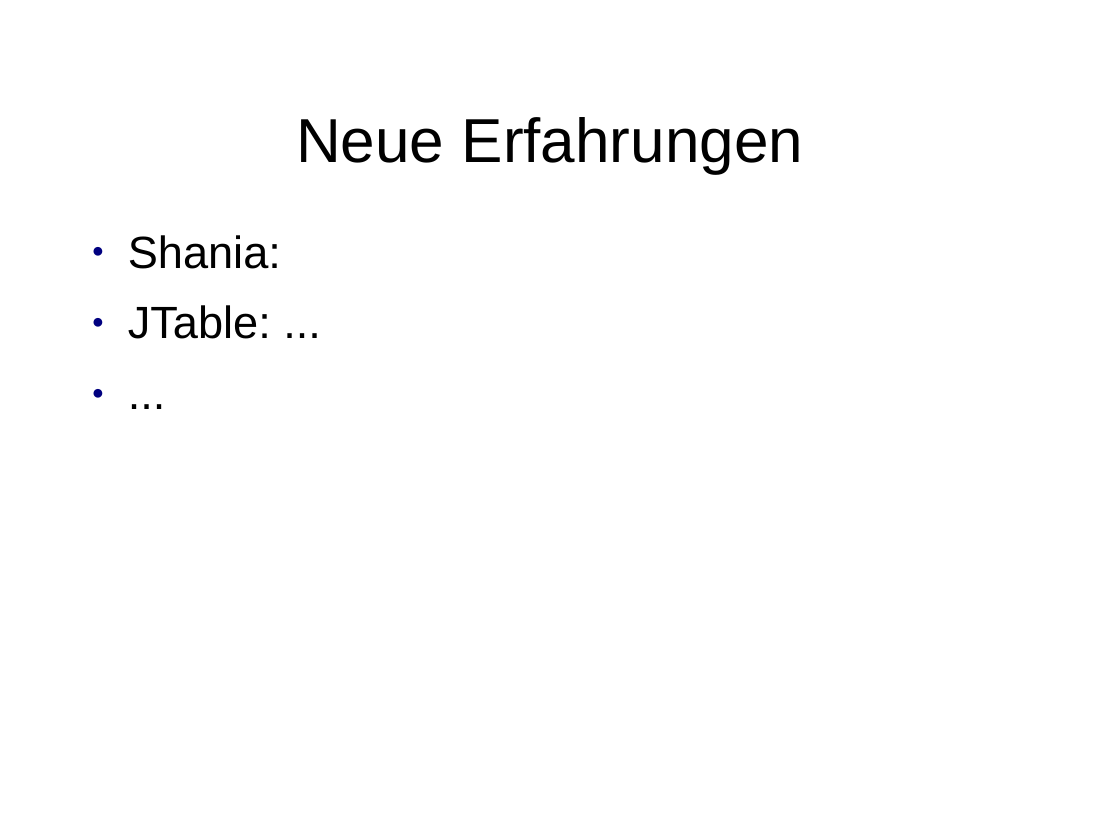
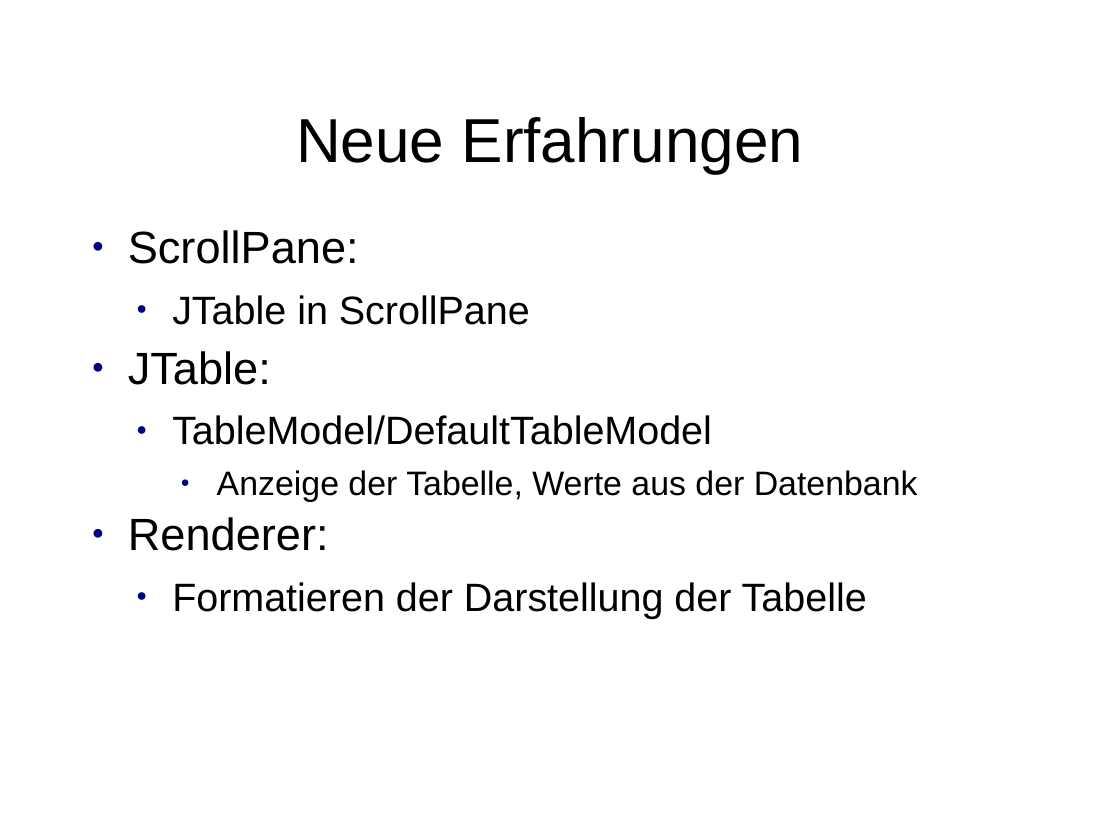
Before and after one commit to ShaniaAllhusen/Mittelstufenprojekt, a slide deck: slide 14 of Projekt-Präsentation.ppt. Drawn at 1120x840 pixels with LibreOffice and Linux fonts; fonts in the diff are those of the drawing. Boxes give left, top, right and bottom in pixels: in the first picture for what was removed or moved away, otherwise in the second. Text is boxed around its words. In the diff, an @@ line names an element or a change of style, - is before the commit and + after.

```diff
--- a/Projekt-Präsentation.ppt
+++ b/Projekt-Präsentation.ppt
@@ text at bbox=[128, 230, 918, 618]: text changed; size 32 to 28 pt @@
-● Shania:
-● JTable: ...
-● ...
+● ScrollPane:
+  ● JTable in ScrollPane
+● JTable:
+  ● TableModel/DefaultTableModel
+    ● Anzeige der Tabelle, Werte aus der Datenbank
+● Renderer:
+  ● Formatieren der Darstellung der Tabelle
```
Also in this commit, not shown: 3 other slides changed.
